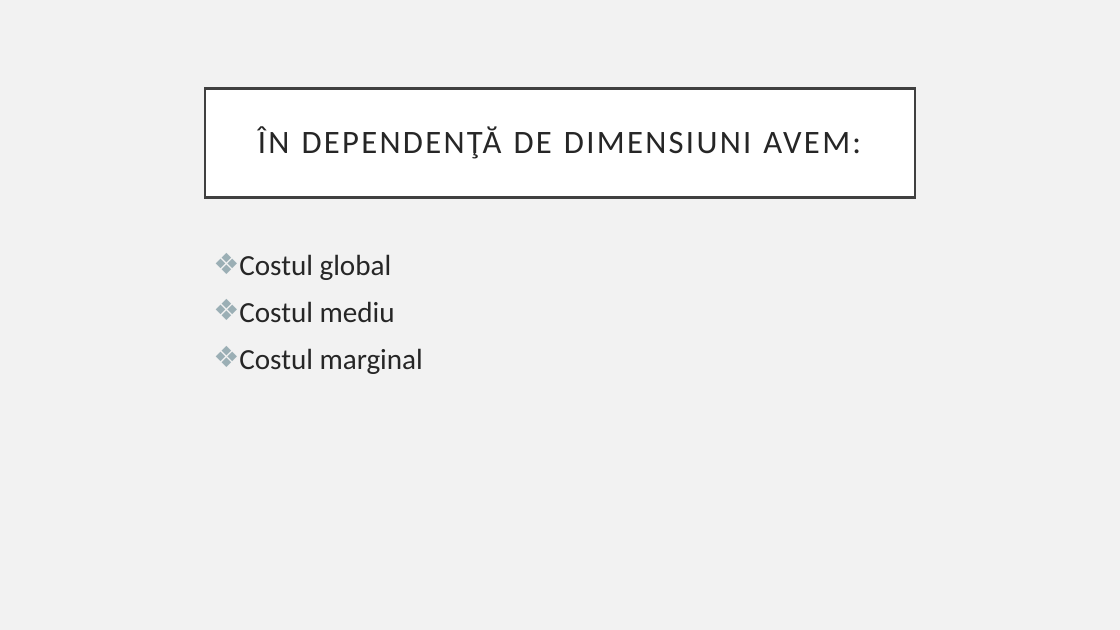
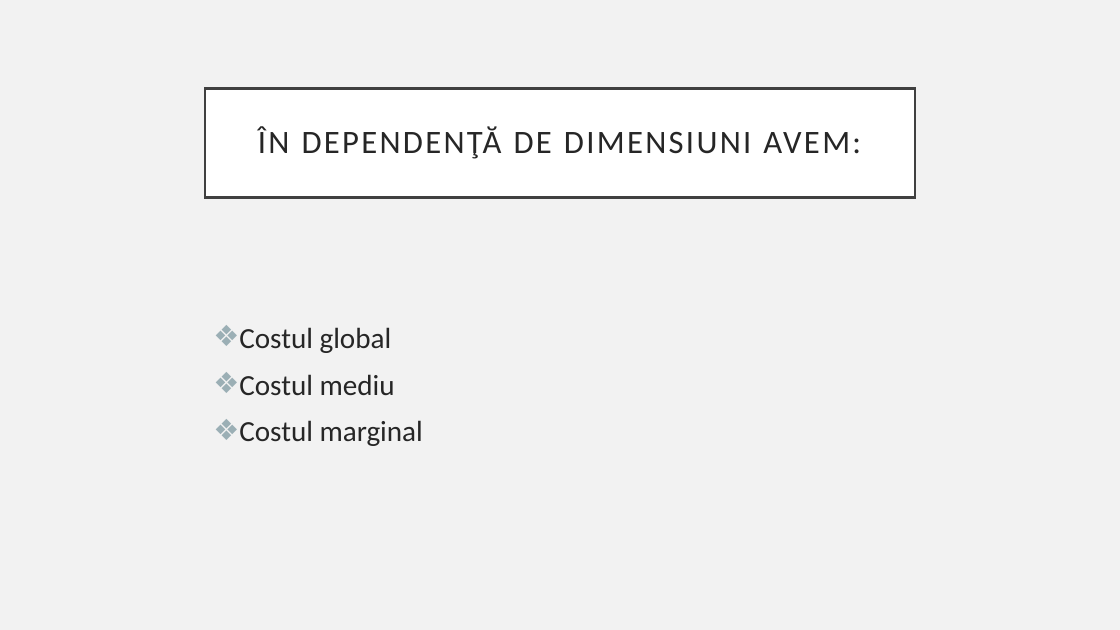
Before and after one commit to Catalinhimself/UTM, a slide deck: slide 2 of FER/componenta preturilor/componenta costurilor.pptx. Drawn at 1120x630 pixels with LibreOffice and Linux fonts; fonts in the diff are those of the drawing. Boxes give left, top, right and bottom in pixels: in the first picture for what was removed or moved away, otherwise in the second. Text is boxed around its words. In the diff, an @@ line names an element or a change of style, - is before the commit and + after.

```diff
--- a/FER/componenta preturilor/componenta costurilor.pptx
+++ b/FER/componenta preturilor/componenta costurilor.pptx
@@ text "Costul global": place and size @@
-text "Costul global" at (239,254,423,374)
+text "Costul global" at (239,327,423,446)
```
Also in this commit, not shown: 1 other slide changed, 3 slides added, 1 slide removed, 1 other file.
